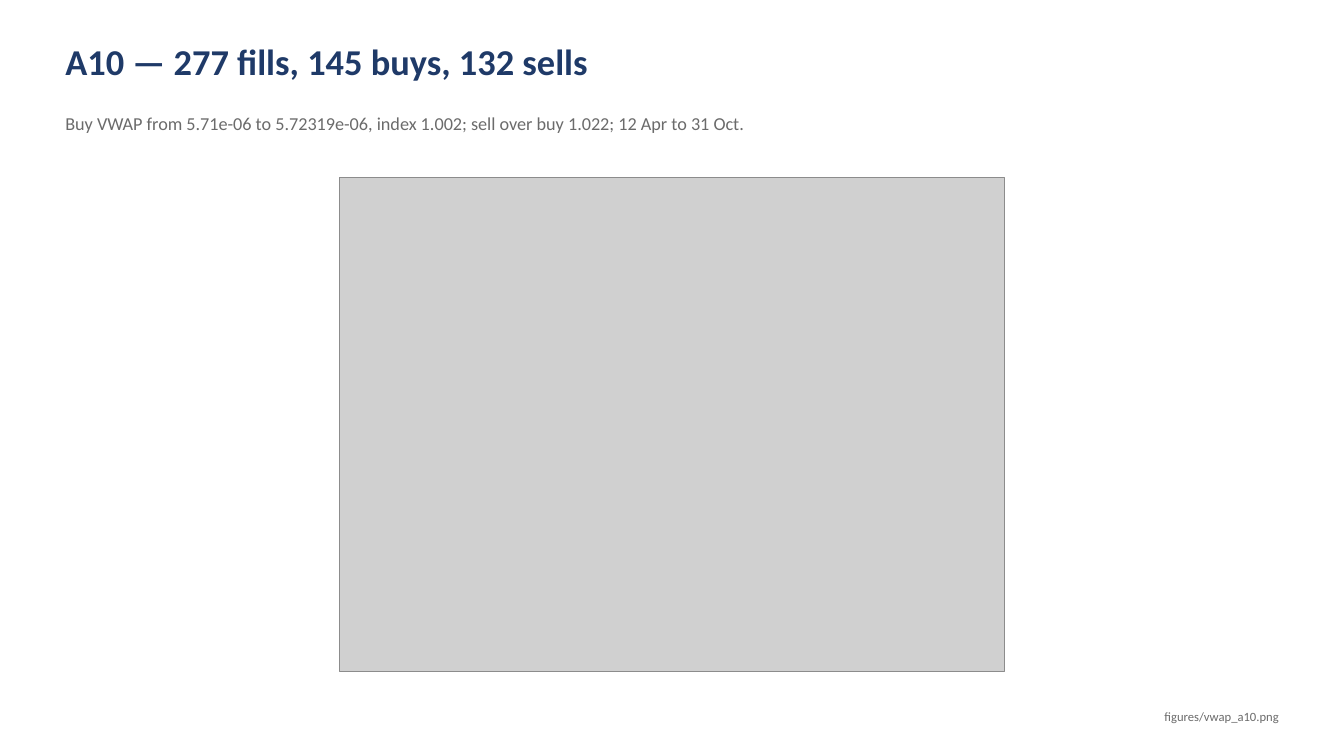
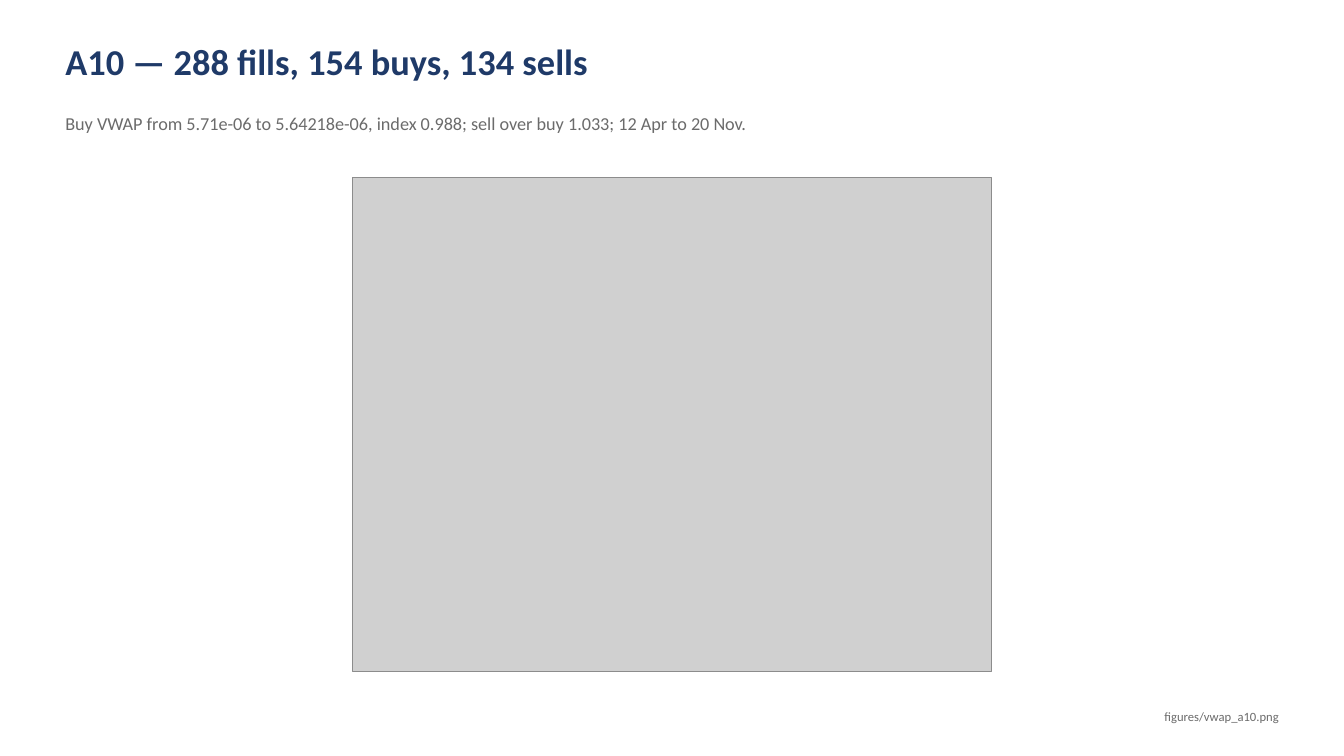
Before and after one commit to Acervator-LLC/ACERVATOR, a slide deck: slide 17 of docs/prototyping-evidence/Prototyping-Trading-Evidence.pptx. Drawn at 1344x756 pixels with LibreOffice and Linux fonts; fonts in the diff are those of the drawing; grey boxes stand for pictures. Boxes give left, top, right and bottom in pixels: in the first picture for what was removed or moved away, otherwise in the second. Text is boxed around its words. In the diff, an @@ line names an element or a change of style, - is before the commit and + after.

```diff
--- a/docs/prototyping-evidence/Prototyping-Trading-Evidence.pptx
+++ b/docs/prototyping-evidence/Prototyping-Trading-Evidence.pptx
@@ text at (x1=65, y1=49, x2=587, y2=81): text changed @@
-A10 — 277 fills, 145 buys, 132 sells
+A10 — 288 fills, 154 buys, 134 sells
@@ text at (x1=65, y1=117, x2=747, y2=133): text changed @@
-Buy VWAP from 5.71e-06 to 5.72319e-06, index 1.002; sell over buy 1.022; 12 Apr to 31 Oct.
+Buy VWAP from 5.71e-06 to 5.64218e-06, index 0.988; sell over buy 1.033; 12 Apr to 20 Nov.
@@ picture resized from (x1=340, y1=177, x2=1004, y2=671) to (x1=353, y1=177, x2=992, y2=671) @@
```
Also in this commit, not shown: 46 other slides changed, 7 other files.
